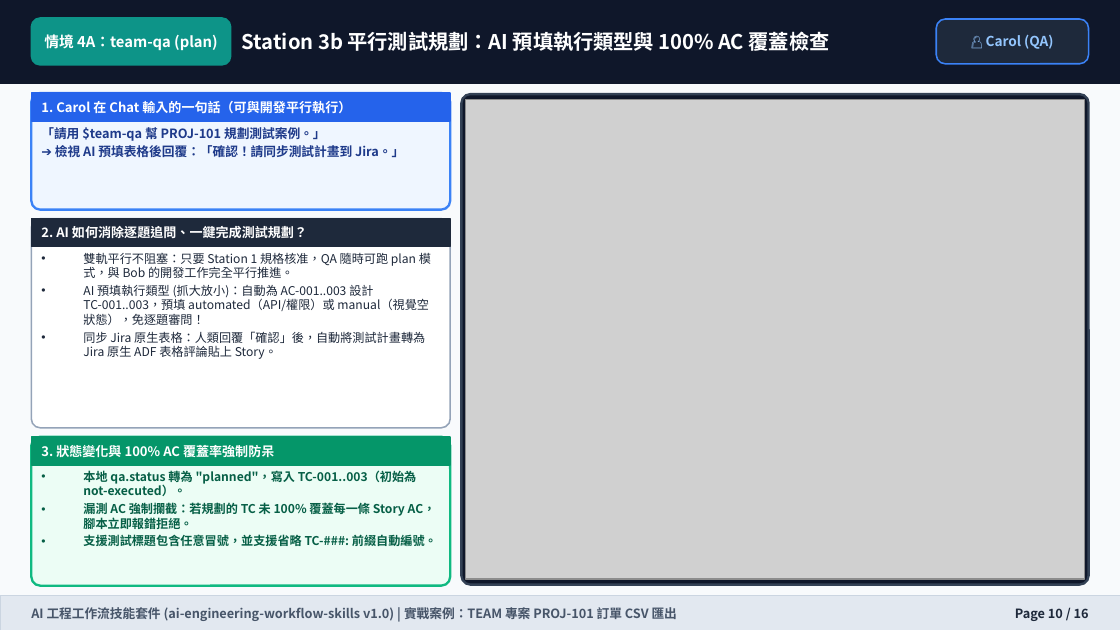
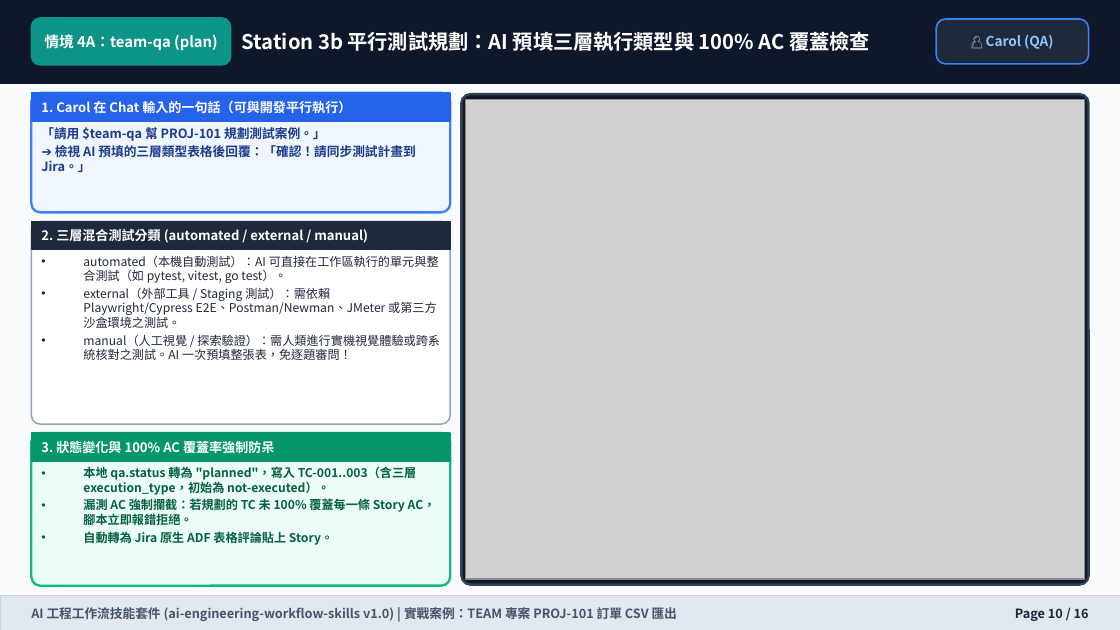
Before and after one commit to wilsonliu123/ai-engineering-workflow-skills, a slide deck: slide 10 of docs/training-manual.pptx. Drawn at 1120x630 pixels with LibreOffice and Linux fonts; fonts in the diff are those of the drawing; grey boxes stand for pictures. Boxes give left, top, right and bottom in pixels: in the first picture for what was removed or moved away, otherwise in the second. Text is boxed around its words. In the diff, an @@ line names an element or a change of style, - is before the commit and + after.

Commit message:
docs(manual,ppt): update training manual and 16-slide PPT for scale-aware spec/dev and 3-tier QA

```diff
--- a/docs/training-manual.pptx
+++ b/docs/training-manual.pptx
@@ text at (x1=242, y1=31, x2=870, y2=51): text changed @@
-Station 3b 平行測試規劃：AI 預填執行類型與 100% AC 覆蓋檢查
+Station 3b 平行測試規劃：AI 預填三層執行類型與 100% AC 覆蓋檢查
@@ proportions changed in 3 elements at (x1=31, y1=222, x2=450, y2=424), (x1=31, y1=433, x2=450, y2=586), (x1=31, y1=93, x2=450, y2=213) @@
@@ rounded rectangle resized from (x1=31, y1=93, x2=450, y2=209) to (x1=31, y1=93, x2=450, y2=213) @@
@@ text at (x1=41, y1=143, x2=415, y2=172): text changed @@
-➔ 檢視 AI 預填表格後回覆：「確認！請同步測試計畫到 Jira。」
+➔ 檢視 AI 預填的三層類型表格後回覆：「確認！請同步測試計畫到 Jira。」
@@ rounded rectangle resized from (x1=31, y1=218, x2=450, y2=428) to (x1=31, y1=222, x2=450, y2=424) @@
@@ rectangle moved from (x1=31, y1=218, x2=450, y2=246) to (x1=31, y1=222, x2=450, y2=250) @@
@@ text at (x1=41, y1=229, x2=368, y2=243): text changed @@
-2. AI 如何消除逐題追問、一鍵完成測試規劃？
+2. 三層混合測試分類 (automated / external / manual)
@@ text at (x1=83, y1=255, x2=440, y2=360): text changed @@
-• 雙軌平行不阻塞：只要 Station 1 規格核准，QA 隨時可跑 plan 模式，與 Bob 的開發工作完全平行推進。
-• AI 預填執行類型 (抓大放小)：自動為 AC-001..003 設計 TC-001..003，預填 automated（API/權限）或 manual（視覺空狀態），免逐題審問！
-• 同步 Jira 原生表格：人類回覆「確認」後，自動將測試計畫轉為 Jira 原生 ADF 表格評論貼上 Story。
+• automated（本機自動測試）：AI 可直接在工作區執行的單元與整合測試（如 pytest, vitest, go test）。
+• external（外部工具 / Staging 測試）：需依賴 Playwright/Cypress E2E、Postman/Newman、JMeter 或第三方沙盒環境之測試。
+• manual（人工視覺 / 探索驗證）：需人類進行實機視覺體驗或跨系統核對之測試。AI 一次預填整張表，免逐題審問！
@@ rectangle moved from (x1=31, y1=437, x2=450, y2=465) to (x1=31, y1=433, x2=450, y2=461) @@
@@ rounded rectangle resized from (x1=31, y1=437, x2=450, y2=586) to (x1=31, y1=433, x2=450, y2=586) @@
@@ text "3. 狀態變化與 100% AC 覆蓋率強制防呆" moved from (x1=41, y1=445, x2=274, y2=457) to (x1=41, y1=441, x2=274, y2=453) @@
@@ text at (x1=83, y1=466, x2=417, y2=495): text changed @@
-• 本地 qa.status 轉為 "planned"，寫入 TC-001..003（初始為 not-executed）。
+• 本地 qa.status 轉為 "planned"，寫入 TC-001..003（含三層 execution_type，初始為 not-executed）。
@@ text at (x1=83, y1=531, x2=333, y2=545): text changed @@
-• 支援測試標題包含任意冒號，並支援省略 TC-###: 前綴自動編號。
+• 自動轉為 Jira 原生 ADF 表格評論貼上 Story。
```
Also in this commit, not shown: 11 other slides changed, 15 other files.
